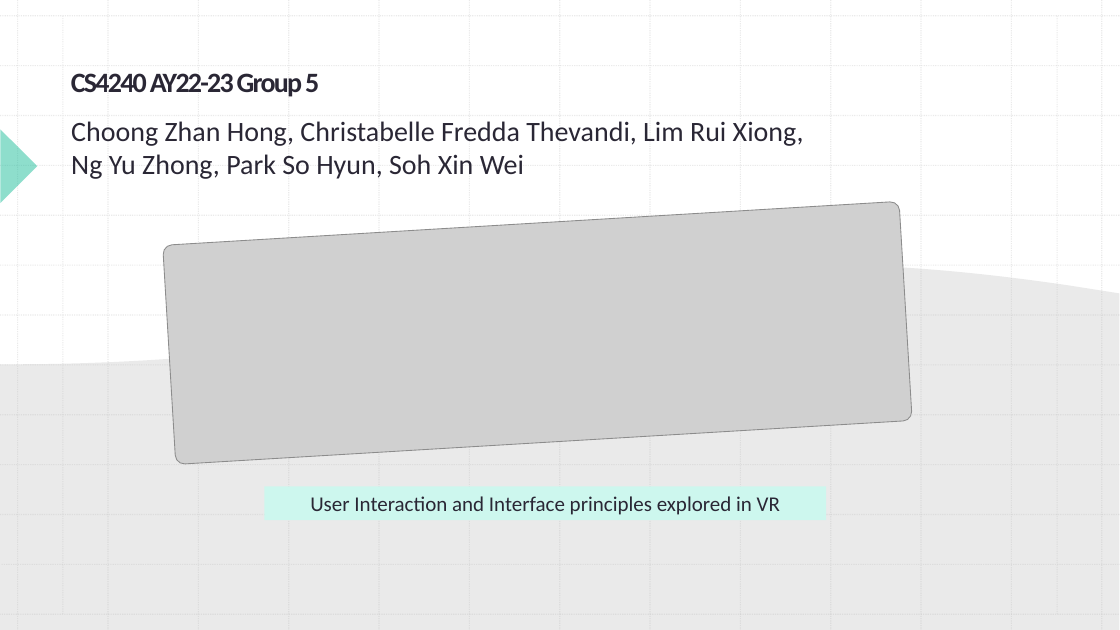
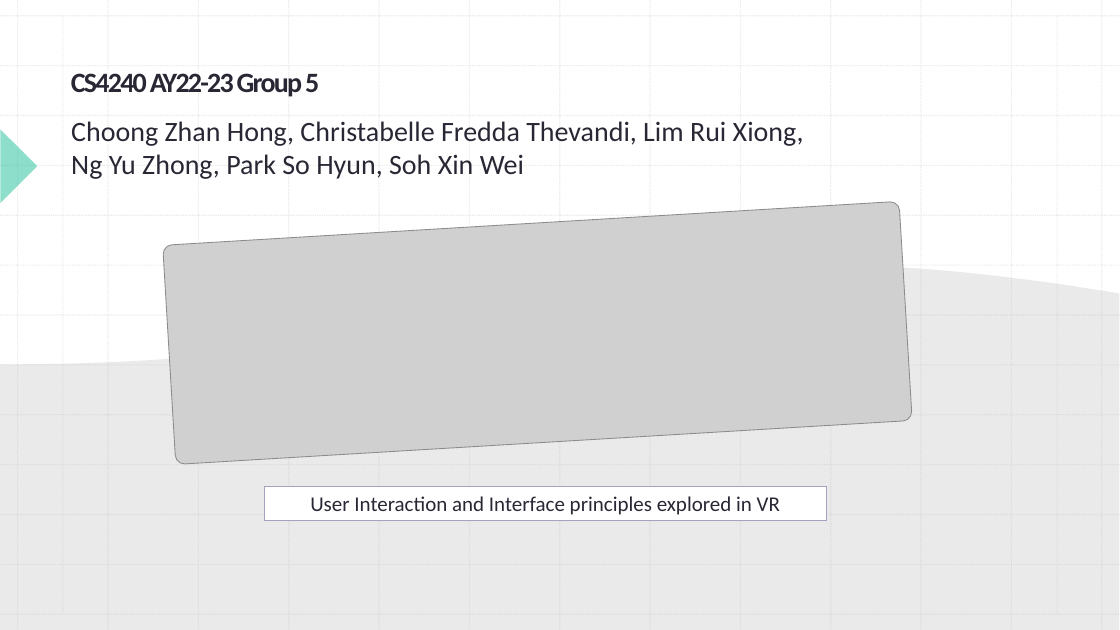
Before and after one commit to cs4240-group5/intuitive, a slide deck: slide 1 of docs/STEPS_SLIDESHOW.pptx. Drawn at 1120x630 pixels with LibreOffice and Linux fonts; fonts in the diff are those of the drawing; grey boxes stand for pictures. Boxes give left, top, right and bottom in pixels: in the first picture for what was removed or moved away, otherwise in the second. Text is boxed around its words. In the diff, an @@ line names an element or a change of style, - is before the commit and + after.

Commit message:
Add more slides

```diff
--- a/docs/STEPS_SLIDESHOW.pptx
+++ b/docs/STEPS_SLIDESHOW.pptx
@@ rectangle "User Interaction and Interface principles ..." at box(265, 486, 827, 520): fill #CDF7EE to #FFFFFF; outline none to #A3A3C1 1 pt @@
```
Also in this commit, not shown: 1 other slide changed, 2 slides added, 1 other file.
